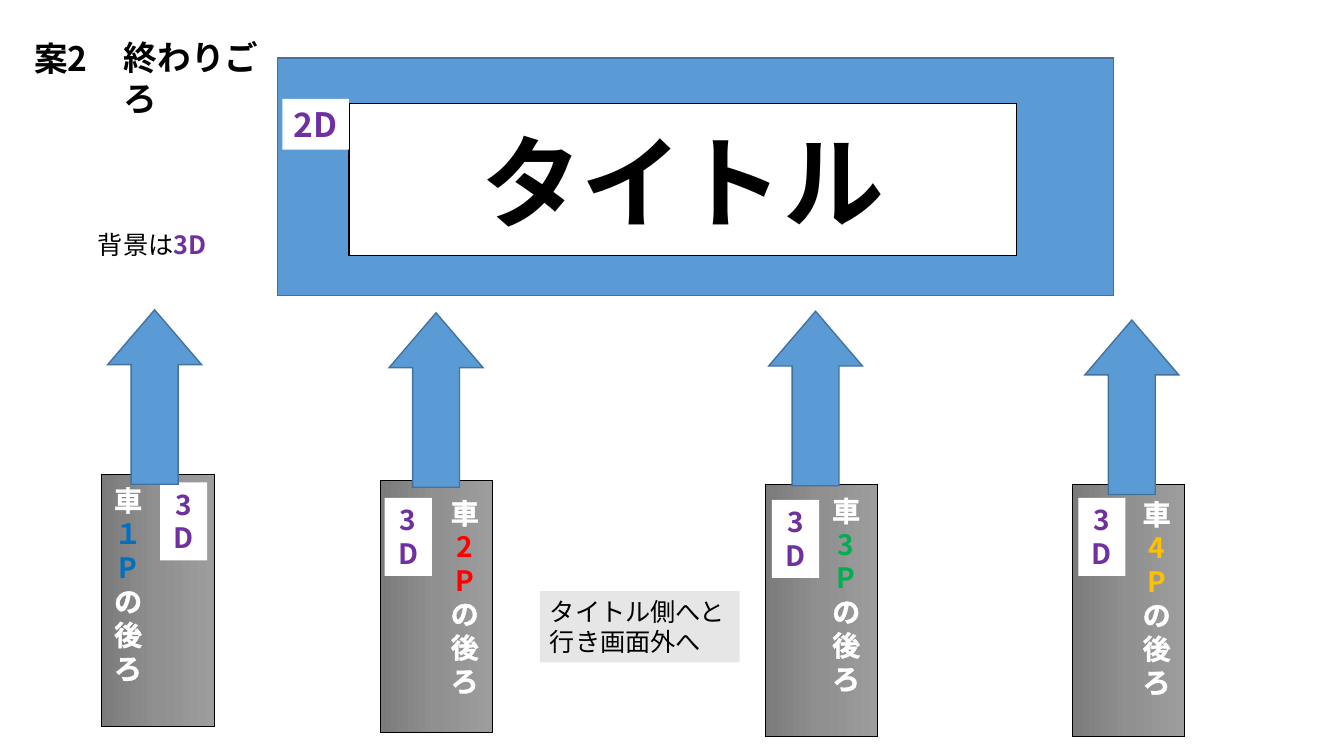
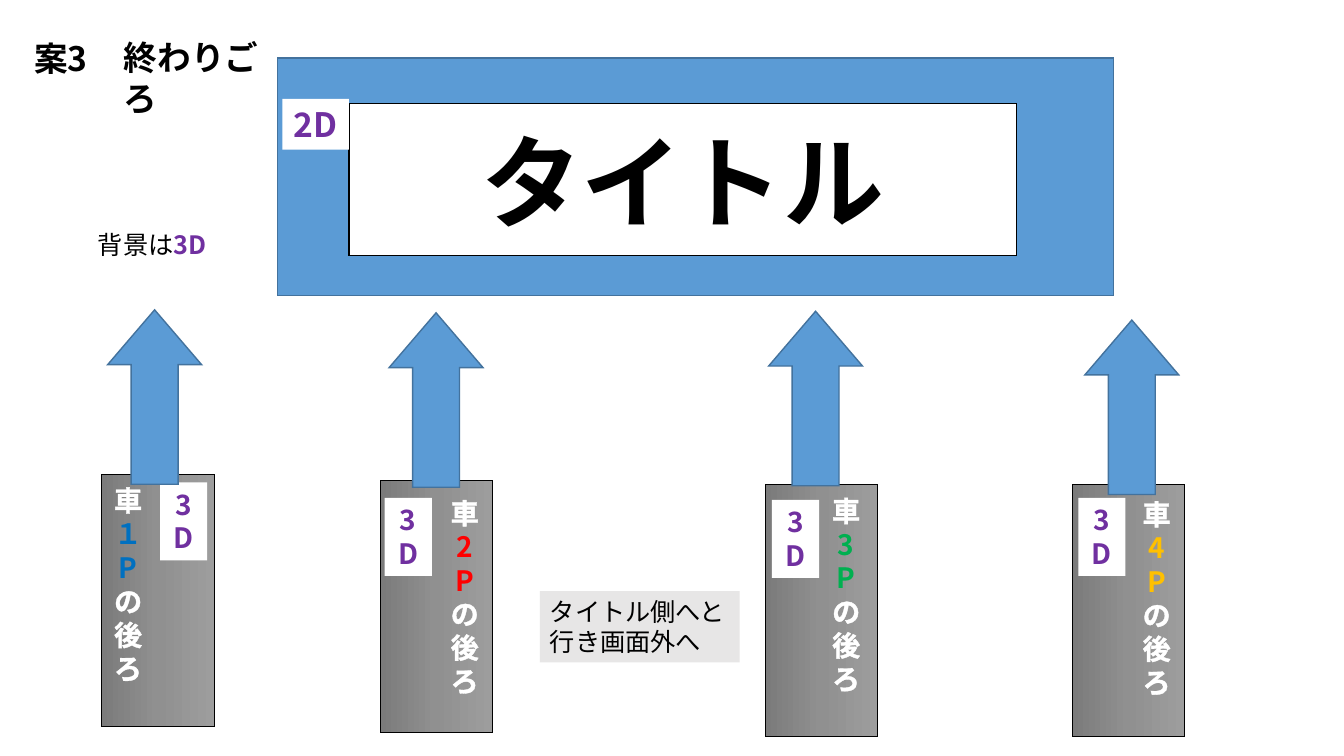
Before and after one commit to MizukiKato0416/sotsugyou_time_kato, a slide deck: slide 26 of 卒業制作_大元タイトル構成.ppsx. Drawn at 1344x756 pixels with LibreOffice and Linux fonts; fonts in the diff are those of the drawing. Boxes give left, top, right and bottom in pixels: in the first picture for what was removed or moved away, otherwise in the second. Text is boxed around its words. In the diff, an @@ line names an element or a change of style, - is before the commit and + after.

```diff
--- a/卒業制作_大元タイトル構成.ppsx
+++ b/卒業制作_大元タイトル構成.ppsx
@@ text at <box>34,42,87,74</box>: text changed @@
-案2
+案3
```
Also in this commit, not shown: 3 other slides changed, 2 other files.
